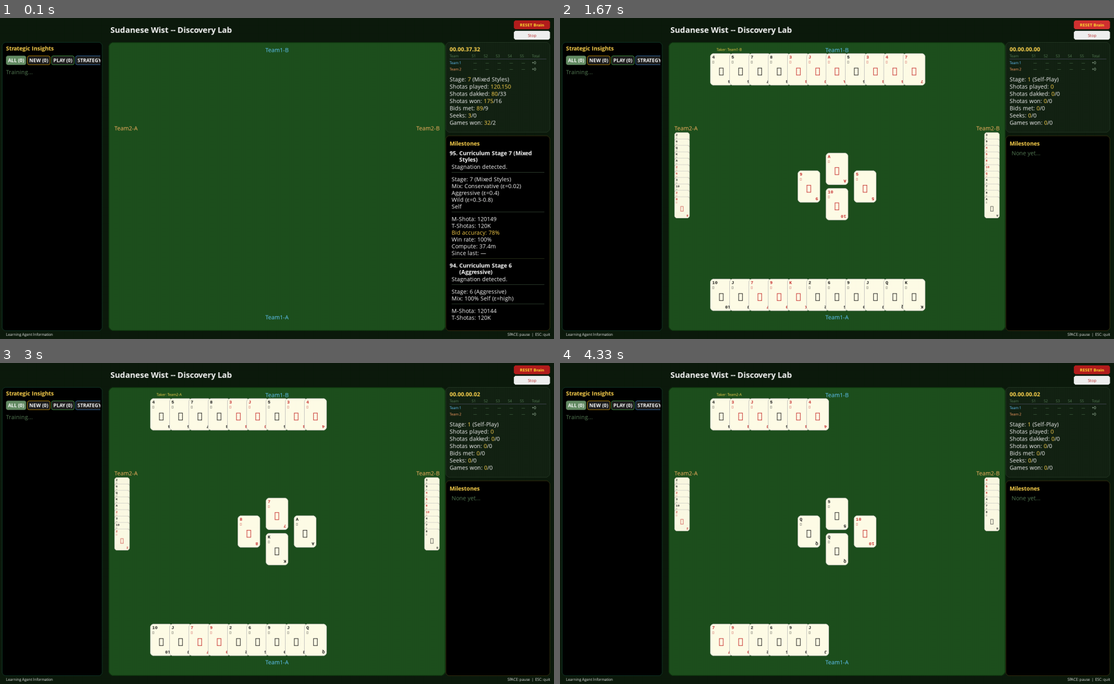
Above: before the commit, frames 1-4 (two rows, left to right).
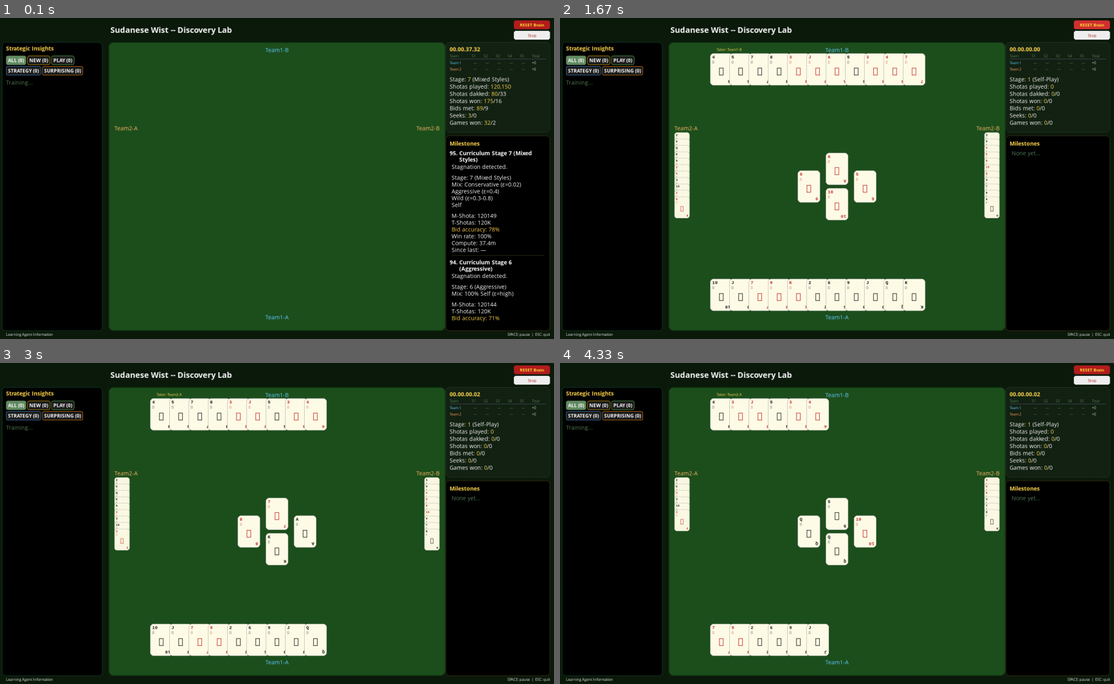
Above: after the commit, the same moments.

Repository: aamagzoub/engineering-intelligence
Game: pygame game, started from gui_wist_discovery/main.py
The game is run twice, just before and just after one commit, with the same random seed, the same clock (stepped at 60 frames per second) and the same inputs.
Inputs (mouse positions are in pixels of both pictures, inside the frame that each line leads up to):
- Up to frame 1 (0.1 s): no input
- Up to frame 2 (1.67 s): click "RESET Brain" at 0.38 s; tap Space at 0.67, 1.07, 1.37, 1.57 s
- Up to frame 3 (3 s): click (288, 417) at 1.88 s; click (249, 606) at 2.22 s
- Up to frame 4 (4.33 s): tap Space at 3.63, 4.3 s; click (1008, 517) at 3.95 s

The runs differ from the first frame. In frame 1, 2.8% of the frame differs, in the area x 1-99%, y 11-95%; in frame 2, 0.6%; in frame 3, 0.6%; in frame 4, 0.6%.

Commit message:
fix: milestone separators and chip layout
1. Milestone blank lines are now just vertical space (10px) — no drawn lines
   inside the milestone content.
2. Drawn separator line only appears BETWEEN milestones (at the end of each
   entry, before the next one starts).
3. Insight filter chips in explicit 2-row layout:
   Row 1: ALL | NEW | PLAY
   Row 2: STRATEGY | SURPRISING

Diff:
--- a/gui_wist_discovery/renderer.py
+++ b/gui_wist_discovery/renderer.py
@@ -476,11 +476,7 @@
                 for line in desc_lines:
                     stripped = line.strip()
                     if not stripped:
-                        # Visible separator: space + thin line + space.
-                        y += 6
-                        pygame.draw.line(self.screen, (60, 80, 60),
-                                         (px + 15, y), (px + panel_w - 15, y), 1)
-                        y += 8
+                        y += 10  # Empty line = vertical space only (no drawn line).
                         continue
                     if y + 14 > disc_rect.bottom - 15:
                         break
@@ -569,12 +565,10 @@
         body_font = self.fonts["medium"]
         num_font = self.fonts["large"]
 
-        # Grouped filter chips — 5 simple chips instead of 19+ individual categories.
+        # Grouped filter chips — 2 rows, fixed layout.
         active_filter = state.get("insight_filter", None)
         chip_rects = {}
         chip_font = self._cat_font
-        chip_x = 15
-        chip_y = y
 
         all_insights = state.get("insights", [])
 
@@ -584,49 +578,54 @@
                           "partner_play", "risk", "information"}
 
         _FILTER_GROUPS = [
-            ("ALL", None, (100, 140, 100)),
-            ("NEW", "new", (220, 160, 0)),
-            ("PLAY", "play", (80, 180, 80)),
-            ("STRATEGY", "strategy", (60, 130, 200)),
-            ("SURPRISING", "surprising_pattern", (220, 120, 0)),
+            # Row 1
+            [("ALL", None, (100, 140, 100)),
+             ("NEW", "new", (220, 160, 0)),
+             ("PLAY", "play", (80, 180, 80))],
+            # Row 2
+            [("STRATEGY", "strategy", (60, 130, 200)),
+             ("SURPRISING", "surprising_pattern", (220, 120, 0))],
         ]
 
-        # Count per group.
-        for label, filter_key, color in _FILTER_GROUPS:
-            if filter_key is None:
-                count = len(all_insights)
-            elif filter_key == "new":
-                count = sum(1 for ins in all_insights
-                            if isinstance(ins, dict) and ins.get("new", False))
-            elif filter_key == "play":
-                count = sum(1 for ins in all_insights
-                            if isinstance(ins, dict) and ins.get("category") in _PLAY_CATS)
-            elif filter_key == "strategy":
-                count = sum(1 for ins in all_insights
-                            if isinstance(ins, dict) and ins.get("category") in _STRATEGY_CATS)
-            else:
-                count = sum(1 for ins in all_insights
-                            if isinstance(ins, dict) and ins.get("category") == filter_key)
-
-            chip_label = f"{label} ({count})"
-            is_active = (active_filter == filter_key)
-            bg = color if is_active else (30, 30, 30)
-
-            chip_surf = chip_font.render(chip_label, True, (255, 255, 255))
-            cw = chip_surf.get_width() + 10
-            ch = chip_surf.get_height() + 6
-            chip_rect = pygame.Rect(chip_x, chip_y, cw, ch)
-
-            pygame.draw.rect(self.screen, bg, chip_rect, border_radius=4)
-            pygame.draw.rect(self.screen, color, chip_rect, width=1, border_radius=4)
-            text_x = chip_rect.x + (cw - chip_surf.get_width()) // 2
-            text_y = chip_rect.y + (ch - chip_surf.get_height()) // 2
-            self.screen.blit(chip_surf, (text_x, text_y))
-            chip_rects[filter_key] = chip_rect
-            chip_x += cw + 3
+        for row in _FILTER_GROUPS:
+            chip_x = 15
+            for label, filter_key, color in row:
+                if filter_key is None:
+                    count = len(all_insights)
+                elif filter_key == "new":
+                    count = sum(1 for ins in all_insights
+                                if isinstance(ins, dict) and ins.get("new", False))
+                elif filter_key == "play":
+                    count = sum(1 for ins in all_insights
+                                if isinstance(ins, dict) and ins.get("category") in _PLAY_CATS)
+                elif filter_key == "strategy":
+                    count = sum(1 for ins in all_insights
+                                if isinstance(ins, dict) and ins.get("category") in _STRATEGY_CATS)
+                else:
+                    count = sum(1 for ins in all_insights
+                                if isinstance(ins, dict) and ins.get("category") == filter_key)
+
+                chip_label = f"{label} ({count})"
+                is_active = (active_filter == filter_key)
+                bg = color if is_active else (30, 30, 30)
+
+                chip_surf = chip_font.render(chip_label, True, (255, 255, 255))
+                cw = chip_surf.get_width() + 10
+                ch = chip_surf.get_height() + 6
+                chip_rect = pygame.Rect(chip_x, y, cw, ch)
+
+                pygame.draw.rect(self.screen, bg, chip_rect, border_radius=4)
+                pygame.draw.rect(self.screen, color, chip_rect, width=1, border_radius=4)
+                text_x = chip_rect.x + (cw - chip_surf.get_width()) // 2
+                text_y = chip_rect.y + (ch - chip_surf.get_height()) // 2
+                self.screen.blit(chip_surf, (text_x, text_y))
+                chip_rects[filter_key] = chip_rect
+                chip_x += cw + 3
+
+            y += ch + 3  # Move to next row.
 
         state["_chip_rects"] = chip_rects
-        y = chip_y + ch + 8
+        y += 5
 
         insights = state.get("insights", [])
         if not insights:
